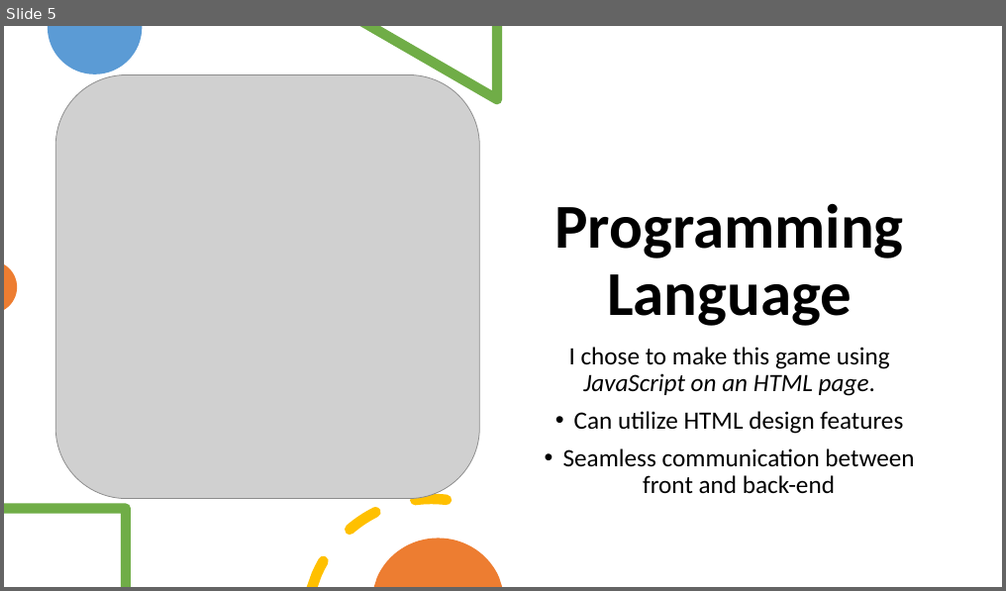
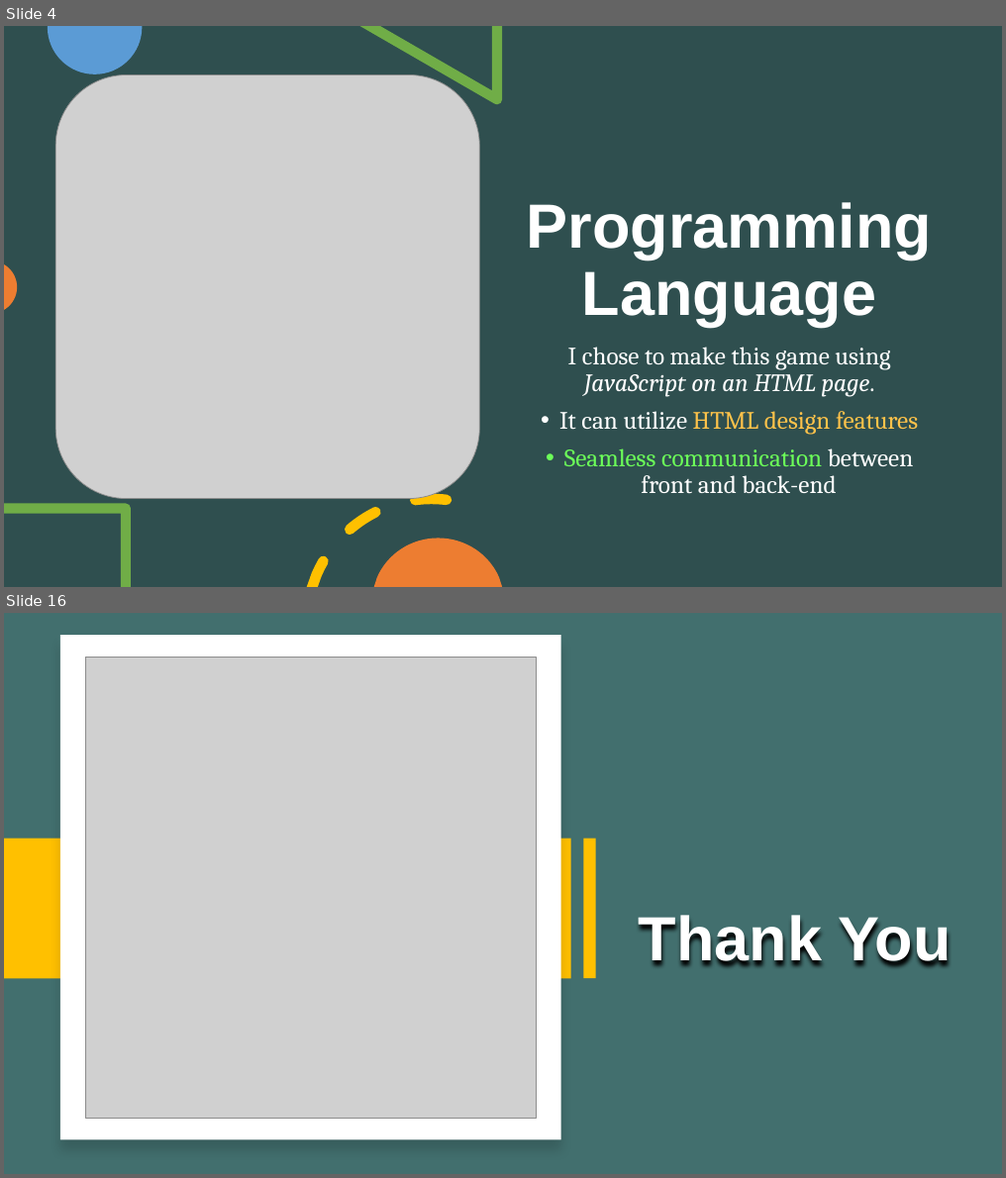
Before and after one commit to MatteoSalverio/ratlab, a slide deck: projects/crosswordle2/CrossWordle Presentation.pptx. Shown one above the other, each under a label of ours: slide 5 before the commit, slides 4 and 16 after it; the slides between them are not shown. The pictures are 1006x591 and 1006x1178 pixels, drawn with LibreOffice and Linux fonts; fonts in the diff are those of the drawing; grey boxes stand for pictures. Boxes give left, top, right and bottom in pixels: in the first picture for what was removed or moved away, otherwise in the second. Text is boxed around its words. In the diff, an @@ line names an element or a change of style, - is before the commit and + after.

```diff
--- a/projects/crosswordle2/CrossWordle Presentation.pptx
+++ b/projects/crosswordle2/CrossWordle Presentation.pptx
@@ slide 16 added at box(4, 613, 1002, 1174), background #426F6E @@
@@ rectangle added at box(60, 635, 561, 1140), fill #FFFFFF @@
@@ picture added at box(85, 658, 537, 1118) @@
@@ rectangle added at box(4, 839, 571, 979), fill #FFC000 @@
@@ rectangle added at box(583, 839, 595, 978), fill #FFC000 @@
@@ title added at box(639, 915, 951, 967), 60 pt, text #FFFFFF, bold @@
+Thank You
@@ what was slide 5 is now slide 4 @@
@@ slide 4 changed as well @@
@@ background #FFFFFF to #2F4F4F @@
@@ title "Programming Language" at box(527, 202, 932, 326): font Calibri to Arial, text colour #000000 to #FFFFFF @@
@@ text at box(564, 347, 914, 494): font Calibri to Cambria in "I chose to make this game using ...", "Seamless communication between front and back-end"; text colour #000000 to #FFFFFF in "I chose to make this game using ...", "between front and back-end"; text colour #000000 to #6CFF59 in "Seamless communication" @@
@@ text at box(559, 411, 918, 435): text changed; font Calibri to Cambria; text colour #000000 to #FFC34A @@
-• Can utilize HTML design features
+• It can utilize HTML design features
```
Also in this commit, not shown: 4 other slides changed, 10 other slides added, 1 slide removed, 3 other files.
